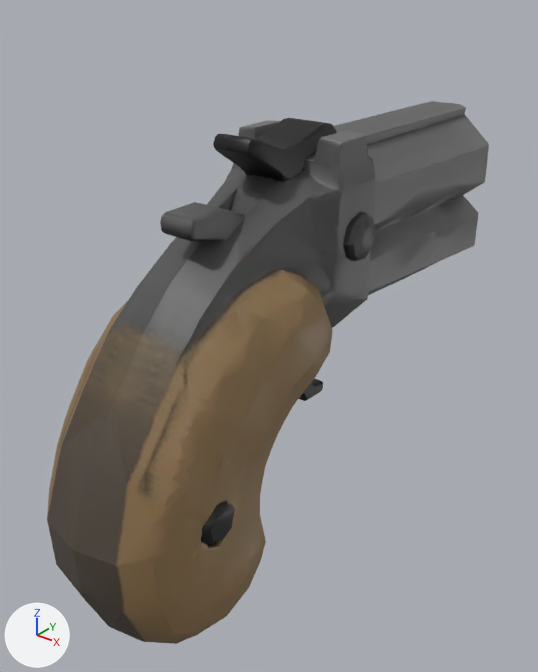
The glTF model addons/arena_weapons/assets/models/derringer.glb: old version first, new version second.
Both versions are drawn from a 50 mm camera at (0.1124, -0.1122, 0.0932) aimed at (-0.0034, 0.0326, 0.0034). Lighting does not change. The marker at lower left points along +X, +Y and +Z. The older version comes first. Where no turn or scale is listed for an object, it has been applied to the vertices.

The scene before the commit, as lines of its bpy script (objects in view):
```python
me_mesh_0 = bpy.data.meshes.new('Mesh_0')
me_mesh_0.from_pydata(...)  # 2543 vertices, 4885 faces; spans x -0.024..0.024, y -0.08..0.08, z -0.061..0.061
me_mesh_0.materials.append(mat_material_0)  # picture img_image_1
ob_geometry_0 = bpy.data.objects.new('geometry_0', me_mesh_0)
ob_geometry_0.location = (0.0, 0.04, 0.0)
```
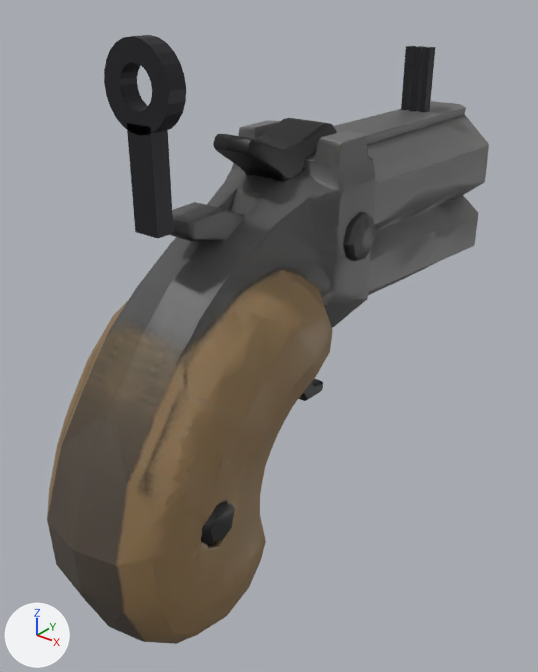
Location of each change, [x1, y1, x2, y2] in pixels of the pictures (538 x 672 px):
'rear_ring', added
    after: [104, 35, 186, 135]
'rear_stem', added
    after: [127, 123, 174, 238]
'front_post', added
    after: [409, 46, 426, 111]
'front_ear1', added
    after: [419, 47, 435, 113]
'front_ear-1', added
    after: [401, 46, 416, 110]

The change, as a diff of the scene's bpy script:
```diff
--- a/addons/arena_weapons/assets/models/derringer.glb.py
+++ b/addons/arena_weapons/assets/models/derringer.glb.py
@@ mat_sight_metal @@
+mat_sight_metal = principled_material('sight_metal')
+mat_sight_metal.base_color = (0.03, 0.03, 0.035)  # dark grey #303035
+mat_sight_metal.metallic = 0.6
+mat_sight_metal.roughness = 0.55
@@ me_front_ear1 @@
+me_front_ear1.from_pydata(...)  # a box spanning x 0.0023..0.004, y 0.0983..0.1017, z 0.0537..0.0739
+me_front_ear1.materials.append(mat_sight_metal)  # dark grey #303035
@@ me_front_ear_1 @@
+me_front_ear_1.from_pydata(...)  # a box spanning x -0.004..-0.0023, y 0.0983..0.1017, z 0.0537..0.0739
+me_front_ear_1.materials.append(mat_sight_metal)  # dark grey #303035
@@ me_front_post @@
+me_front_post.from_pydata(...)  # a box spanning x -0.0012..0.0012, y 0.0983..0.1017, z 0.0537..0.0739
+me_front_post.materials.append(mat_sight_metal)  # dark grey #303035
@@ me_rear_ring @@
+me_rear_ring.from_pydata(...)  # 96 vertices, 192 faces; spans x -0.009..0.009, y -0.0122..-0.0078, z 0.0649..0.0829
+me_rear_ring.materials.append(mat_sight_metal)  # dark grey #303035
@@ me_rear_stem @@
+me_rear_stem.from_pydata(...)  # a box spanning x -0.0034..0.0034, y -0.0122..-0.0078, z 0.0445..0.0669
+me_rear_stem.materials.append(mat_sight_metal)  # dark grey #303035
@@ ob_front_ear1 @@
+ob_front_ear1 = bpy.data.objects.new('front_ear1', me_front_ear1)
+ob_front_ear1.location = (0.0, 0.0, 0.0)
@@ ob_front_ear_1 @@
+ob_front_ear_1 = bpy.data.objects.new('front_ear-1', me_front_ear_1)
+ob_front_ear_1.location = (0.0, 0.0, 0.0)
@@ ob_front_post @@
+ob_front_post = bpy.data.objects.new('front_post', me_front_post)
+ob_front_post.location = (0.0, 0.0, 0.0)
@@ ob_rear_ring @@
+ob_rear_ring = bpy.data.objects.new('rear_ring', me_rear_ring)
+ob_rear_ring.location = (0.0, 0.0, 0.0)
@@ ob_rear_stem @@
+ob_rear_stem = bpy.data.objects.new('rear_stem', me_rear_stem)
+ob_rear_stem.location = (0.0, 0.0, 0.0)
```
